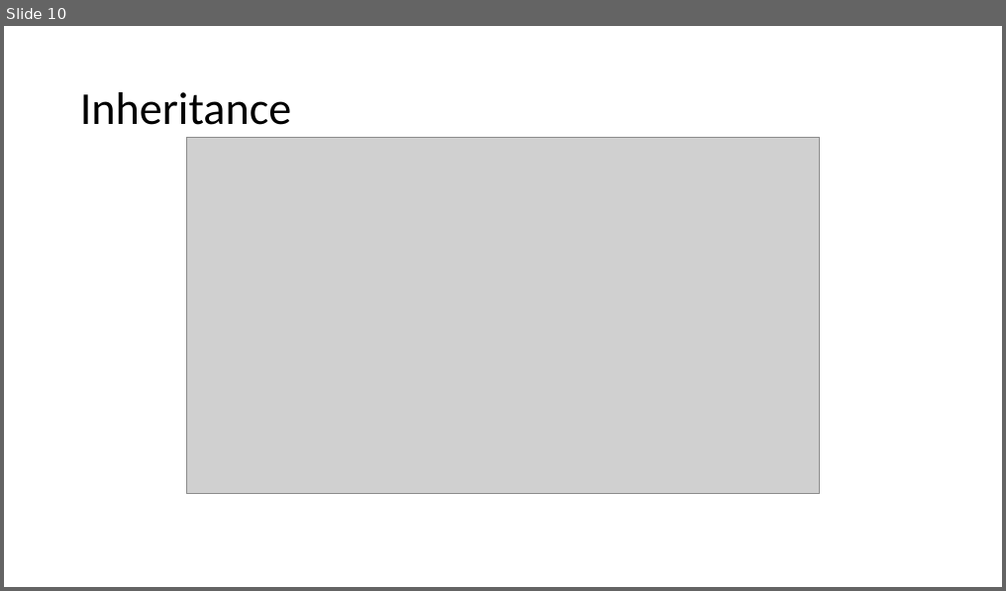
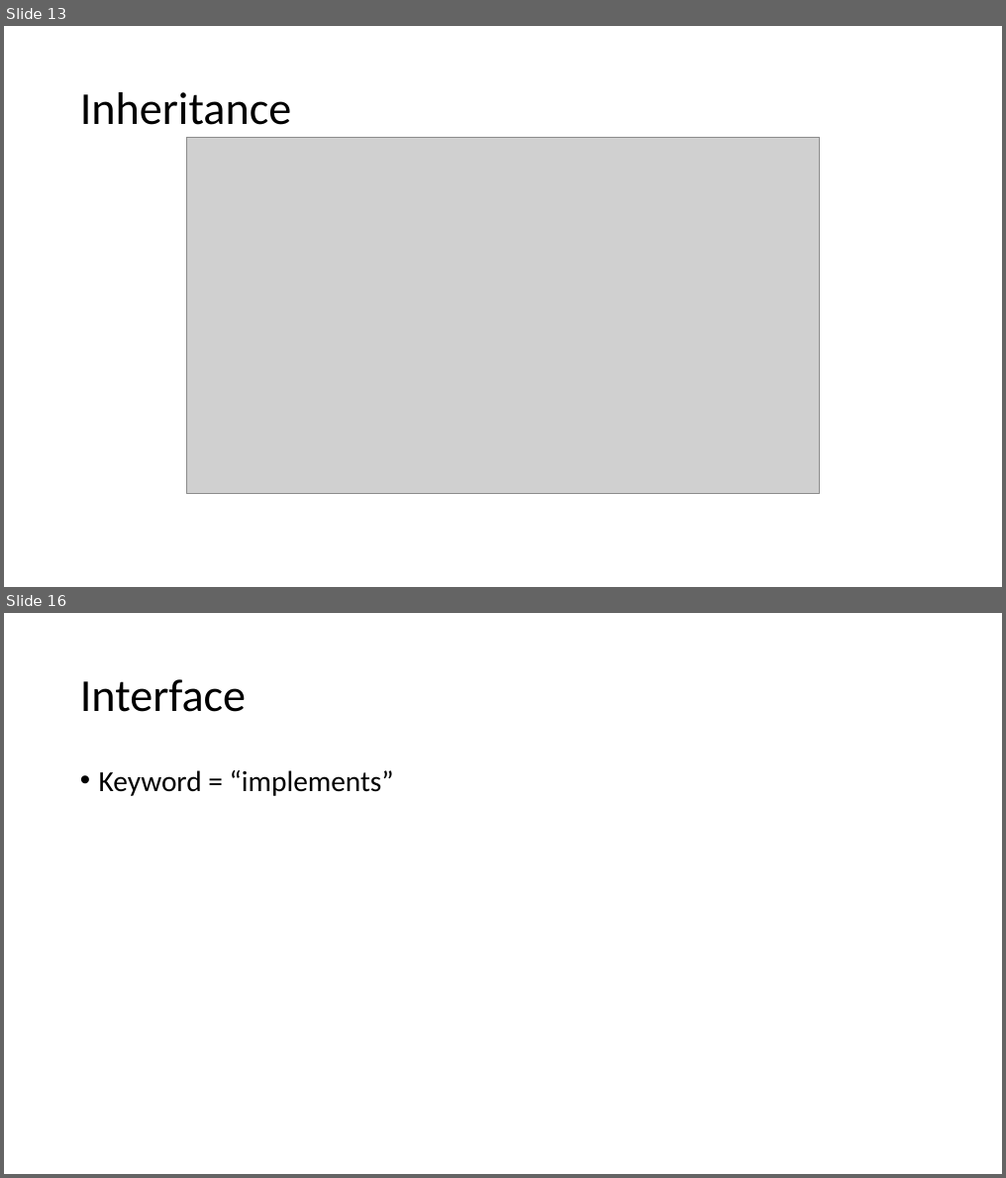
Before and after one commit to mcjavabootcamp/CourseWiki, a slide deck: TeachingMaterials/Object Oriented Programming.pptx. Shown one above the other, each under a label of ours: slide 10 before the commit, slides 13 and 16 after it; the slides between them are not shown. The pictures are 1006x591 and 1006x1178 pixels, drawn with LibreOffice and Linux fonts; fonts in the diff are those of the drawing; grey boxes stand for pictures. Boxes give left, top, right and bottom in pixels: in the first picture for what was removed or moved away, otherwise in the second. Text is boxed around its words. In the diff, an @@ line names an element or a change of style, - is before the commit and + after.

```diff
--- a/TeachingMaterials/Object Oriented Programming.pptx
+++ b/TeachingMaterials/Object Oriented Programming.pptx
@@ slide 16 added at box(4, 613, 1002, 1174), background #FFFFFF @@
@@ title added at box(80, 679, 246, 712), 44 pt, text #000000 @@
+Interface
@@ text added at box(99, 770, 394, 796), 28 pt, text #000000 @@
+• Keyword = “implements”
@@ what was slide 10 is now slide 13 @@
```
Also in this commit, not shown: 3 slides changed, 4 other slides added, 8 other files.
